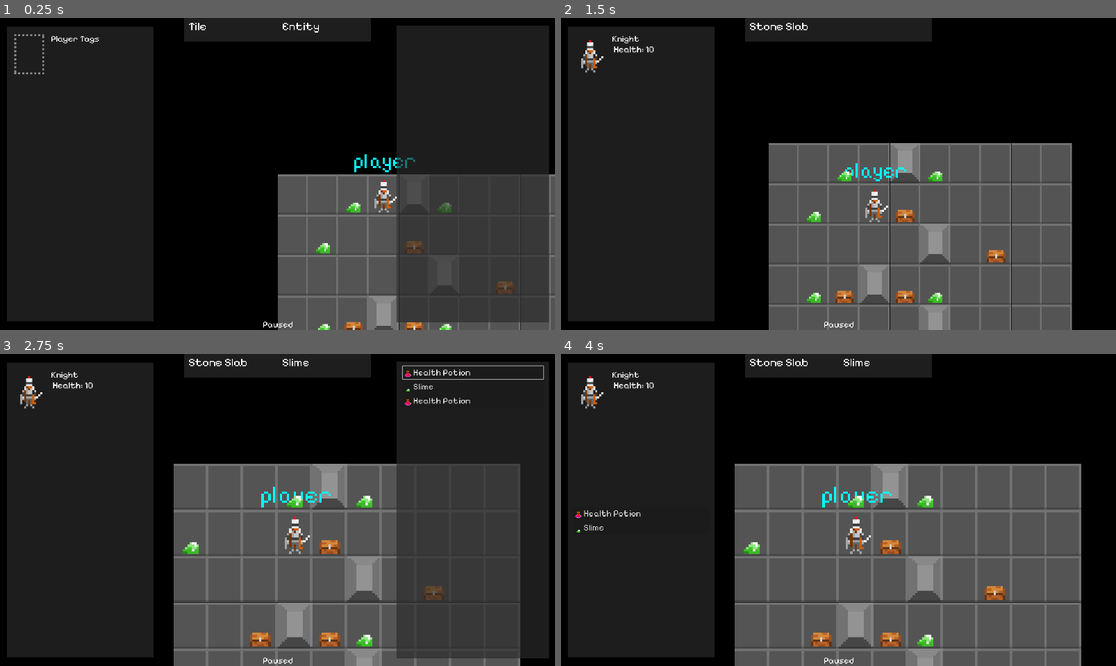
Above: before the commit, frames 1-4 (two rows, left to right).
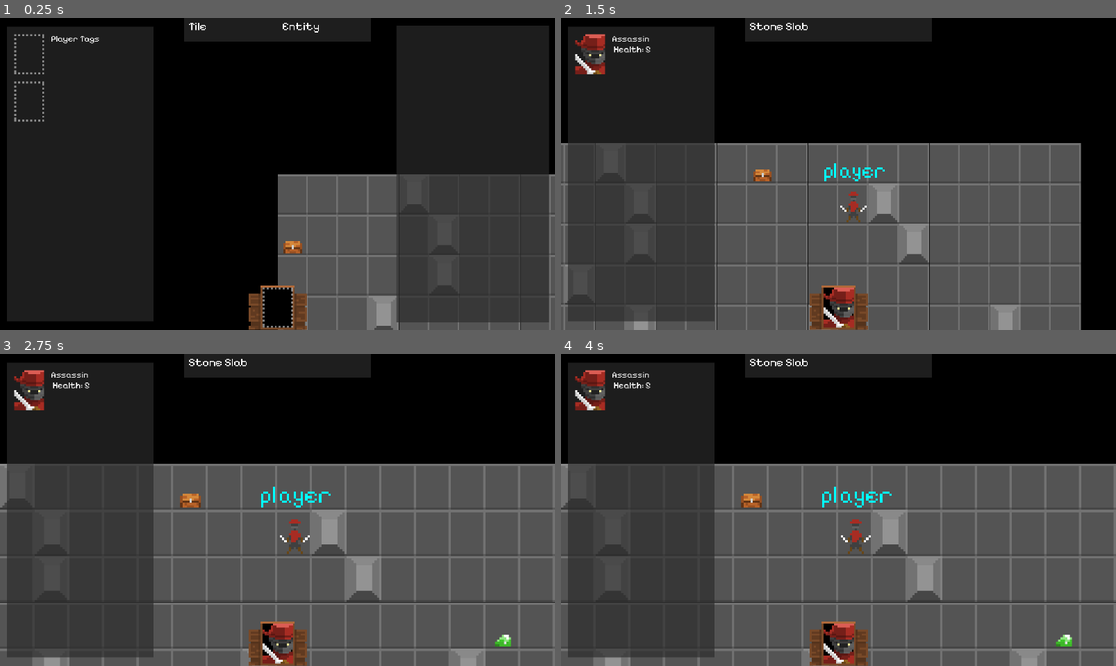
Above: after the commit, the same moments.

Repository: joshandersn/firecrest
Game: Godot game, scene res://main.tscn
Same seed, same stepped clock (60 frames per second), same inputs: the game is played once before the commit and once after it.
Inputs (mouse positions are in pixels of both pictures, inside the frame that each line leads up to):
- Up to frame 1 (0.25 s): no input
- Up to frame 2 (1.5 s): tap Enter (ui_accept) at 0.5, 0.77 s; move the mouse to (855, 192) at 0.52 s; hold D (move_right) 0.53-1.28 s; tap = (zoom_in) at 0.6 s; move the mouse to (894, 195) at 1.27 s; hold S (move_down) from 1.28 s (still down); tap - (zoom_out) at 1.35 s
- Up to frame 3 (2.75 s): tap Enter (ui_accept) at 1.52 s; move the mouse to (260, 491) at 2.02 s; release S (move_down) at 2.03 s; hold D (move_right) from 2.03 s (still down); tap = (zoom_in) at 2.1 s
- Up to frame 4 (4 s): release D (move_right) at 2.75 s; click (1032, 372) at 2.75 s, where only the run before the commit has a clickable "Health Potion"; click (1032, 372) at 3.5 s, where only the run before the commit has a clickable "Slime"

The runs differ from the first frame. In frame 1, 2.2% of the frame differs, in the area x 2-93%, y 20-100%; in frame 2, 31%; in frame 3, 51%, in the area x 0-100%, y 1-100%; in frame 4, 29%.

Commit message:
Adds portraits and stuffs

Diff:
--- a/Entities/Assassin.tres
+++ b/Entities/Assassin.tres
@@ -1,11 +1,15 @@
-[gd_resource type="Resource" script_class="ResEntity" load_steps=3 format=3 uid="uid://bnkw247chab3f"]
+[gd_resource type="Resource" script_class="ResEntity" load_steps=4 format=3 uid="uid://bnkw247chab3f"]
 
 [ext_resource type="Texture2D" uid="uid://b0gvdqc73pkt2" path="res://Assets/assassin.png" id="1_jckcy"]
 [ext_resource type="Script" path="res://Resources/res_entity.gd" id="1_r0ggn"]
+[ext_resource type="Texture2D" uid="uid://n8q7sbj47nyh" path="res://Assets/Assassin Portrait.png" id="2_7tubw"]
 
 [resource]
 script = ExtResource("1_r0ggn")
 tag = "Assassin"
 artwork = ExtResource("1_jckcy")
+portrait = ExtResource("2_7tubw")
 health = 5
+strength = 0
 inititive = 2
+storage = Array[ExtResource("1_r0ggn")]([])
--- a/Entities/Chest.tres
+++ b/Entities/Chest.tres
@@ -1,7 +1,8 @@
-[gd_resource type="Resource" script_class="ResEntity" load_steps=5 format=3 uid="uid://c4leqwnytn2a2"]
+[gd_resource type="Resource" script_class="ResEntity" load_steps=6 format=3 uid="uid://c4leqwnytn2a2"]
 
 [ext_resource type="Texture2D" uid="uid://ci53yj2dkvb36" path="res://Assets/chest.png" id="1_clcdv"]
 [ext_resource type="Script" path="res://Resources/res_entity.gd" id="1_rm37o"]
+[ext_resource type="Texture2D" uid="uid://c1q4ksvp4xn54" path="res://Assets/Chest Portrait.png" id="2_t43y2"]
 [ext_resource type="Resource" uid="uid://xj3bstdgmrkf" path="res://Entities/HealthPotion.tres" id="3_2mryq"]
 [ext_resource type="Resource" uid="uid://7uudgr4t4dtd" path="res://Entities/Slime.tres" id="4_mdwfj"]
 
@@ -9,6 +10,8 @@
 script = ExtResource("1_rm37o")
 tag = "Chest"
 artwork = ExtResource("1_clcdv")
+portrait = ExtResource("2_t43y2")
 health = 0
+strength = 0
 inititive = 0
 storage = Array[ExtResource("1_rm37o")]([ExtResource("3_2mryq"), ExtResource("4_mdwfj")])
--- a/Entities/Slime.tres
+++ b/Entities/Slime.tres
@@ -1,11 +1,15 @@
-[gd_resource type="Resource" script_class="ResEntity" load_steps=3 format=3 uid="uid://7uudgr4t4dtd"]
+[gd_resource type="Resource" script_class="ResEntity" load_steps=4 format=3 uid="uid://7uudgr4t4dtd"]
 
 [ext_resource type="Texture2D" uid="uid://0qqnuha1wviy" path="res://Assets/slime.png" id="1_ggb01"]
 [ext_resource type="Script" path="res://Resources/res_entity.gd" id="1_lm5h6"]
+[ext_resource type="Texture2D" uid="uid://c7vl7nth3u4ct" path="res://Assets/Slime Portrait.png" id="2_vuj1n"]
 
 [resource]
 script = ExtResource("1_lm5h6")
 tag = "Slime"
 artwork = ExtResource("1_ggb01")
+portrait = ExtResource("2_vuj1n")
 health = 3
+strength = 0
 inititive = 1
+storage = Array[ExtResource("1_lm5h6")]([])
--- a/Entities/Werewolf.tres
+++ b/Entities/Werewolf.tres
@@ -1,11 +1,15 @@
-[gd_resource type="Resource" script_class="ResEntity" load_steps=3 format=3 uid="uid://cmxr3n782is8h"]
+[gd_resource type="Resource" script_class="ResEntity" load_steps=4 format=3 uid="uid://cmxr3n782is8h"]
 
 [ext_resource type="Texture2D" uid="uid://barpxekvciajs" path="res://Assets/werewolf.png" id="1_8mugo"]
 [ext_resource type="Script" path="res://Resources/res_entity.gd" id="1_v5ojc"]
+[ext_resource type="Texture2D" uid="uid://duw3b4vmfjuft" path="res://Assets/wWerewolf Portrait.png" id="2_xi1hv"]
 
 [resource]
 script = ExtResource("1_v5ojc")
 tag = "Werewolf"
 artwork = ExtResource("1_8mugo")
+portrait = ExtResource("2_xi1hv")
 health = 20
+strength = 0
 inititive = 4
+storage = Array[ExtResource("1_v5ojc")]([])
--- a/Entities/knight.tres
+++ b/Entities/knight.tres
@@ -1,11 +1,15 @@
-[gd_resource type="Resource" script_class="ResEntity" load_steps=3 format=3 uid="uid://dadd0pf1s47dg"]
+[gd_resource type="Resource" script_class="ResEntity" load_steps=4 format=3 uid="uid://dadd0pf1s47dg"]
 
 [ext_resource type="Script" path="res://Resources/res_entity.gd" id="1_4bijf"]
 [ext_resource type="Texture2D" uid="uid://dpjuimm75mv51" path="res://Assets/knight.png" id="1_jm6sp"]
+[ext_resource type="Texture2D" uid="uid://lwyis5rgr46i" path="res://Assets/Knight Portrait.png" id="2_r07yx"]
 
 [resource]
 script = ExtResource("1_4bijf")
 tag = "Knight"
 artwork = ExtResource("1_jm6sp")
+portrait = ExtResource("2_r07yx")
 health = 10
+strength = 0
 inititive = 3
+storage = Array[ExtResource("1_4bijf")]([])
--- a/Objects/inventoryListItem.gd
+++ b/Objects/inventoryListItem.gd
@@ -1,6 +1,8 @@
 extends Button
 
 var entity: ResEntity
+var origin
+
 signal add_to_inv
 
 func _ready() -> void:
@@ -12,4 +14,4 @@
 
 
 func _on_pressed() -> void:
-	emit_signal("add_to_inv", entity)
+	emit_signal("add_to_inv", origin, entity)
--- a/Resources/res_entity.gd
+++ b/Resources/res_entity.gd
@@ -4,7 +4,10 @@
 
 @export var tag: String
 @export var artwork: Texture
+@export var portrait: Texture
 
 @export var health: int
+@export var strength: int
+@export var wielded: ResEntity
 @export var inititive: int
 @export var storage: Array[ResEntity]
--- a/main.gd
+++ b/main.gd
@@ -53,21 +53,20 @@
 	for object in $Scene.get_children():
 		if object.is_in_group("tile") and "tile" in object and !object.tile.is_wall:
 			var r = rng.randf_range(0,1)
-			if r > 0.8:
+			if r > 0.95:
 				var n = rng.randf_range(0, 1)
 				var new_entity = entity.instantiate()
 				var new_entity_resource: ResEntity
-				print(new_entity_resource)
-				if n > 0.7:
+				if n > 0.5:
 					new_entity_resource = slime
-				elif n > 0.2:
+				elif n > 0.4:
 					new_entity_resource = chest
-					var g = rng.randf_range(0, 1)
-					if g > 0.5:
-						new_entity_resource.storage.append(health_potion)
 				else:
 					new_entity_resource = slime
 				new_entity.entity = new_entity_resource.duplicate()
+				var g = rng.randf_range(0, 1)
+				if g > 0.5:
+					new_entity.entity.storage.append(health_potion)
 				new_entity.position = object.position
 				new_entity.refresh()
 				$Scene.add_child(new_entity)
@@ -80,7 +79,7 @@
 			if r > 0.9:
 				new_player.position = object.position
 				new_player.is_player = make_player
-				new_player.entity = entity_resource
+				new_player.entity = entity_resource.duplicate()
 				new_player.refresh()
 				$Scene.add_child(new_player)
 				if make_player:
@@ -91,9 +90,9 @@
 	$Camera2D.global_position = selection.global_position
 
 func _ready() -> void:
-	generate_map(10,5)
+	generate_map(20,15)
 	populate_map()
-	spawn_entity(knight, true)
+	spawn_entity(assassin, true)
 	spawn_entity(chest)
 	Game.center_camera.connect(center_selection)
 
--- a/main.tscn
+++ b/main.tscn
@@ -1,10 +1,11 @@
-[gd_scene load_steps=6 format=3 uid="uid://cymrvhfw8glyc"]
+[gd_scene load_steps=7 format=3 uid="uid://cymrvhfw8glyc"]
 
 [ext_resource type="Script" path="res://main.gd" id="1_y3dp2"]
 [ext_resource type="Script" path="res://game.gd" id="3_7pmk2"]
 [ext_resource type="Script" path="res://camera.gd" id="4_sfet5"]
 [ext_resource type="Script" path="res://ui.gd" id="4_tugc6"]
 [ext_resource type="Texture2D" uid="uid://n4jwo4bth0qt" path="res://Assets/base.png" id="5_0pqpv"]
+[ext_resource type="Texture2D" uid="uid://dhfc1qibf1hfj" path="res://Assets/Portrait Frame Wood.png" id="5_xrxdf"]
 
 [node name="Main" type="Node2D"]
 script = ExtResource("1_y3dp2")
@@ -57,6 +58,36 @@
 grow_vertical = 2
 color = Color(0.168627, 0.168627, 0.168627, 0.67451)
 
+[node name="PortraitFrame" type="TextureRect" parent="UI/HUD"]
+layout_mode = 1
+anchors_preset = 7
+anchor_left = 0.5
+anchor_top = 1.0
+anchor_right = 0.5
+anchor_bottom = 1.0
+offset_left = -100.0
+offset_top = -154.0
+offset_right = 108.0
+offset_bottom = -1.0
+grow_horizontal = 2
+grow_vertical = 0
+texture = ExtResource("5_xrxdf")
+
+[node name="PlayerPortrait" type="TextureRect" parent="UI/HUD"]
+layout_mode = 1
+anchors_preset = 7
+anchor_left = 0.5
+anchor_top = 1.0
+anchor_right = 0.5
+anchor_bottom = 1.0
+offset_left = -51.0
+offset_top = -147.0
+offset_right = 53.0
+offset_bottom = -8.0
+grow_horizontal = 2
+grow_vertical = 0
+texture = ExtResource("5_0pqpv")
+
 [node name="PlayerInvBG" type="ColorRect" parent="UI/HUD"]
 layout_mode = 1
 anchors_preset = 9
@@ -85,6 +116,14 @@
 offset_top = 26.0
 offset_right = 129.0
 offset_bottom = 165.0
+texture = ExtResource("5_0pqpv")
+
+[node name="PlayerWielded" type="TextureRect" parent="UI/HUD/PlayerInvBG"]
+layout_mode = 0
+offset_left = 25.0
+offset_top = 190.0
+offset_right = 129.0
+offset_bottom = 329.0
 texture = ExtResource("5_0pqpv")
 
 [node name="PlayerTags" type="RichTextLabel" parent="UI/HUD/PlayerInvBG"]
@@ -135,21 +174,6 @@
 theme_override_font_sizes/normal_font_size = 40
 text = "Entity"
 
-[node name="Paused" type="Label" parent="UI/HUD"]
-layout_mode = 1
-anchors_preset = 7
-anchor_left = 0.5
-anchor_top = 1.0
-anchor_right = 0.5
-anchor_bottom = 1.0
-offset_left = -20.0
-offset_top = -20.0
-offset_right = 20.0
-grow_horizontal = 2
-grow_vertical = 0
-theme_override_font_sizes/font_size = 30
-text = "Paused"
-
 [node name="WorldTick" type="Timer" parent="."]
 wait_time = 2.0
 autostart = true
--- a/ui.gd
+++ b/ui.gd
@@ -10,11 +10,15 @@
 	$HUD/PlayerInvBG.visible = !$HUD/PlayerInvBG.visible
 	update_ui()
 
-func storage_item_clicked(item) -> void:
-	Game.players[0].entity.storage.erase(item)
-	Game.players[0].entity.storage.append(item)
-	Game.opened_storage_containers[0].entity.storage.erase(item)
-	Game.opened_storage_contents.erase(item)
+func storage_item_clicked(origin, item) -> void:
+	if !origin == $HUD/PlayerInvBG/PlayerStorageList:
+		Game.players[0].entity.storage.append(item)
+		Game.opened_storage_containers[0].entity.storage.erase(item)
+		Game.opened_storage_contents.erase(item)
+	else:
+		print("Item is in inventory")
+		Game.players[0].entity.wielded = item
+
 	update_ui()
 
 func update_ui() -> void:
@@ -23,7 +27,9 @@
 	update_storage_list($HUD/OpenedStorageList, Game.opened_storage_contents)
 	if Game.players:
 		var player = Game.players[0].entity
-		$HUD/PlayerInvBG/PlayerPortrait.texture = player.artwork
+		$HUD/PlayerInvBG/PlayerPortrait.texture = player.portrait
+		$HUD/PlayerPortrait.texture = player.portrait
+		$HUD/PlayerInvBG/PlayerWielded.texture = player.wielded
 		$HUD/PlayerInvBG/PlayerTags.text = str(player.tag, '\n Health: ', player.health)
 		update_storage_list($HUD/PlayerInvBG/PlayerStorageList, player.storage)
 	$HUD/StorageBG.visible = !(Game.opened_storage_contents == [])
@@ -34,6 +40,7 @@
 	for item in contents:
 		var item_inst = storage_list_item.instantiate()
 		item_inst.entity = item
+		item_inst.origin = list
 		item_inst.add_to_inv.connect(storage_item_clicked)
 		list.add_child(item_inst)
 		list.get_child(0).grab_focus()
Binary file added: Assets/Assassin Portrait.png
Not shown, added: Assets/Assassin Portrait.png.import
Binary file added: Assets/Chest Portrait.png
Not shown, added: Assets/Chest Portrait.png.import
Binary file added: Assets/Knight Portrait.png
Not shown, added: Assets/Knight Portrait.png.import
Binary file added: Assets/Portrait Frame Wood.png
Not shown, added: Assets/Portrait Frame Wood.png.import
Binary file added: Assets/Slime Portrait.png
Not shown, added: Assets/Slime Portrait.png.import
Binary file changed: Assets/Stone Wall.png
Binary file changed: Assets/assassin.png
(and 9 more such lines)
